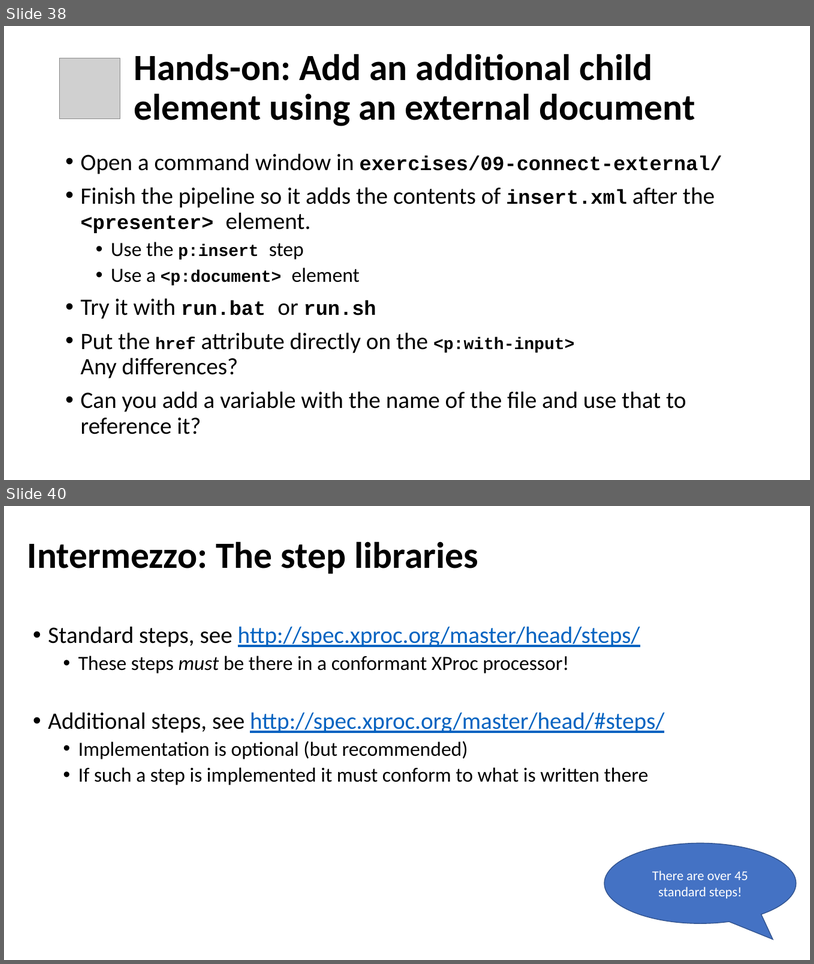
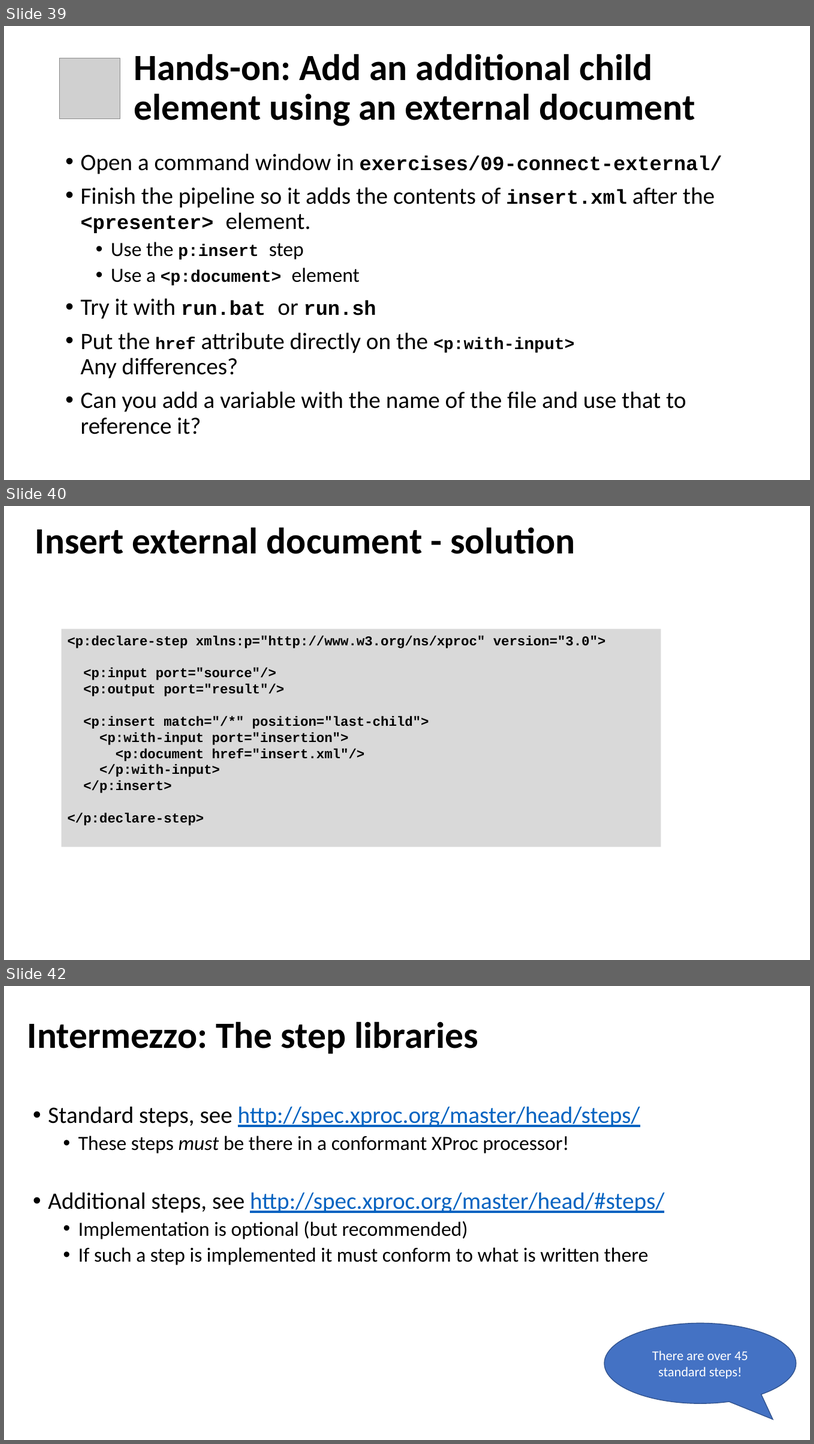
Before and after one commit to svanteschubert/DocEng-2019-XProc, a slide deck: presentation/Introduction to XProc 3.0.pptx. Shown one above the other, each under a label of ours: slides 38 and 40 before the commit, slides 39, 40 and 42 after it; the slides between them are not shown. The pictures are 814x964 and 814x1444 pixels, drawn with LibreOffice and Linux fonts; fonts in the diff are those of the drawing; grey boxes stand for pictures; background and template pictures are left out. Boxes give left, top, right and bottom in pixels: in the first picture for what was removed or moved away, otherwise in the second. Text is boxed around its words. In the diff, an @@ line names an element or a change of style, - is before the commit and + after.

```diff
--- a/presentation/Introduction to XProc 3.0.pptx
+++ b/presentation/Introduction to XProc 3.0.pptx
@@ slide 40 added at <box>4,506,810,960</box>, background #FFFFFF @@
@@ title added at <box>35,527,575,554</box>, 44 pt, text #000000, bold @@
+Insert external document - solution
@@ rectangle added at <box>62,629,662,847</box>, fill #D9D9D9, 16 pt, text #000000, bold @@
+<p:declare-step xmlns:p="http://www.w3.org/ns/xproc" version="3.0">
+<p:input port="source"/>
+<p:output port="result"/>
+<p:insert match="/*" position="last-child">
+<p:with-input port="insertion">
+<p:document href="insert.xml"/>
+</p:with-input>
+</p:insert>
+</p:declare-step>
@@ what was slide 38 is now slide 39 @@
@@ what was slide 40 is now slide 42 @@
```
Also in this commit, not shown: 10 slides changed, 1 other slide added, 1 other file.
